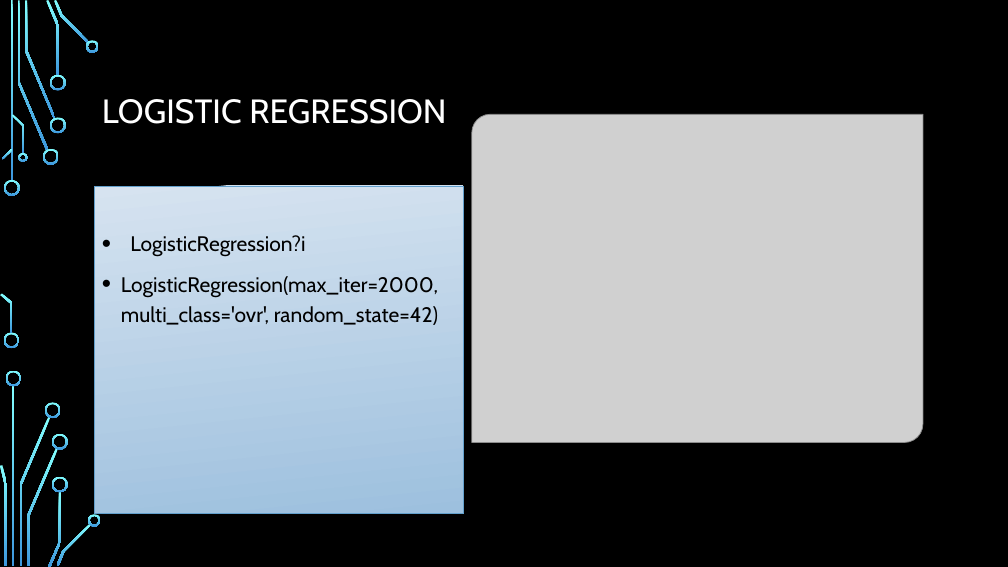
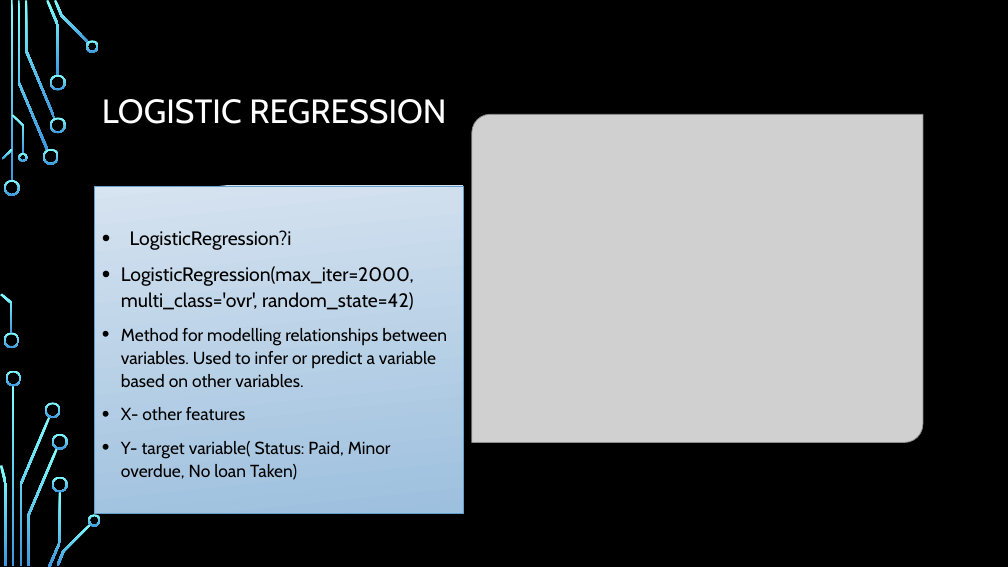
Before and after one commit to DanielHughes1580/Project_4_Group_5, a slide deck: slide 9 of Presentation.pptx. Drawn at 1008x567 pixels with LibreOffice and Linux fonts; fonts in the diff are those of the drawing; grey boxes stand for pictures; background and template pictures are left out. Boxes give left, top, right and bottom in pixels: in the first picture for what was removed or moved away, otherwise in the second. Text is boxed around its words. In the diff, an @@ line names an element or a change of style, - is before the commit and + after.

```diff
--- a/Presentation.pptx
+++ b/Presentation.pptx
@@ text at <box>121,230,414,310</box>: size 20 to 18.5 pt in "LogisticRegression?i", "LogisticRegression(max_iter=2000, multi_class='ovr', random_ ..."; line spacing 1.2 to 1.1 @@
@@ text at <box>121,328,447,480</box>: paragraphs added @@
+• Method for modelling relationships between variables. Used to infer or predict a variable based on other variables.
+• X- other features
+• Y- target variable( Status: Paid, Minor overdue, No loan Taken)
```
Also in this commit, not shown: 1 other slide changed, 5 slides added, 1 other file.
